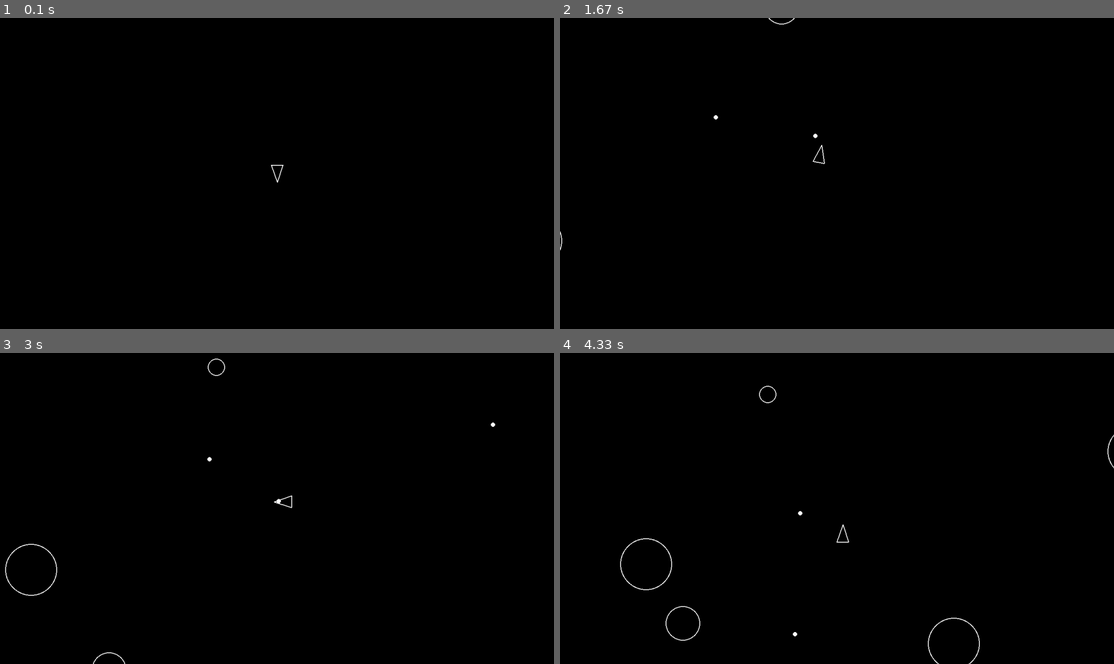
Above: before the commit, frames 1-4 (two rows, left to right).
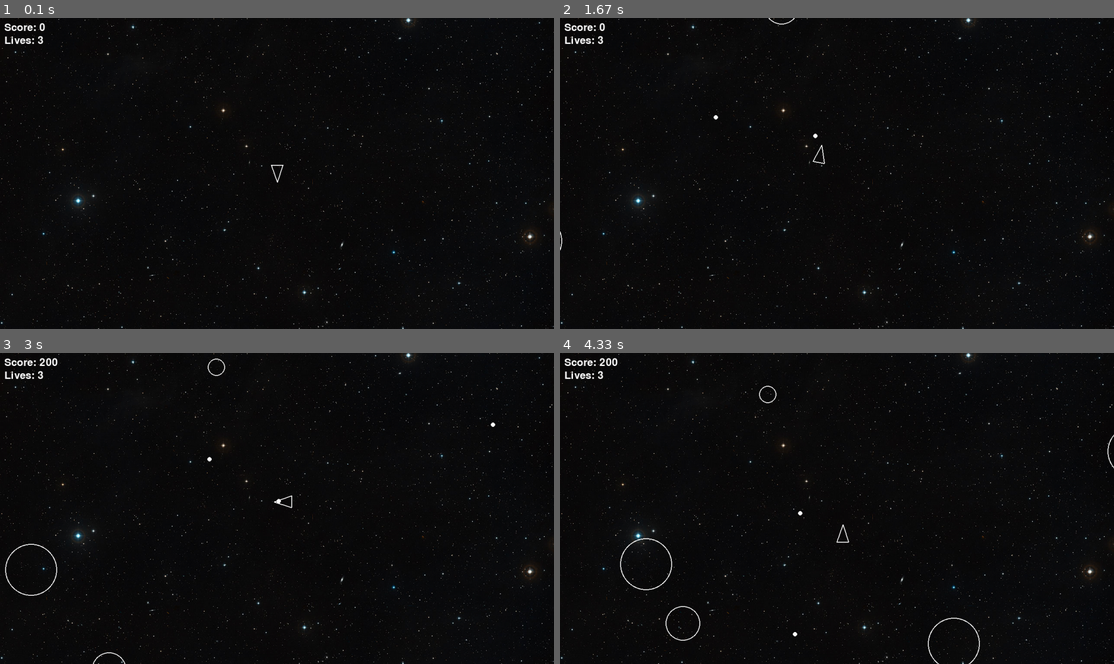
Above: after the commit, the same moments.

Repository: ProfessorDrEnte/pygame
Game: pygame game, started from main.py
Same seed, same stepped clock (60 frames per second), same inputs: the game is played once before the commit and once after it.
Inputs:
- Up to frame 1 (0.1 s): no input
- Up to frame 2 (1.67 s): tap Space at 0.33, 0.73, 1.03, 1.23, 1.57 s; hold D 0.67-1.13 s; hold W 1.17-1.47 s; hold D from 1.5 s (still down)
- Up to frame 3 (3 s): tap Space at 1.87, 2.07, 2.37, 2.63, 2.97 s; release D at 1.97 s; hold A 2-2.53 s; hold S 2.57-2.87 s; hold A from 2.9 s (still down)
- Up to frame 4 (4.33 s): tap Space at 3.27, 3.4, 3.8, 4.1 s; release A at 3.3 s; hold W 3.33-3.7 s; hold D from 3.73 s (still down)

The runs differ from the first frame. In frame 1, 2.2% of the frame differs, in the area x 0-100%, y 0-100%; in frame 2, 2.2%; in frame 3, 2.2%; in frame 4, 2.2%.

Commit message:
feat: Added Player Lives, Player Score, Invincibility after collision with asteroid

Diff:
--- a/main.py
+++ b/main.py
@@ -11,6 +11,9 @@
     pygame.init()
     screen = pygame.display.set_mode((SCREEN_WIDTH, SCREEN_HEIGHT))
     clock = pygame.time.Clock()
+    score = 0
+    lives = 3
+    font = pygame.font.SysFont(None, 36)
 
     updatable = pygame.sprite.Group()
     drawable = pygame.sprite.Group()
@@ -36,19 +39,32 @@
         updatable.update(dt)
 
         for asteroid in asteroids:
-            if asteroid.collides_with(player):
-                print("Game over!")
-                sys.exit()
+            if not player.invulnerable and asteroid.collides_with(player):
+                lives -= 1
+                if lives <= 0:
+                    print("Game Over!")
+                    sys.exit()
+                else:
+                    player.respawn()
+
+
 
             for shot in shots:
                 if asteroid.collides_with(shot):
+                    score += 100
                     shot.kill()
                     asteroid.split()
 
-        screen.fill("black")
+        background = pygame.image.load("heic1304c.jpg").convert()
+        screen.blit(background, (0, 0))
 
         for obj in drawable:
             obj.draw(screen)
+
+        score_text = font.render(f"Score: {score}", True, (255, 255, 255))
+        lives_text = font.render(f"Lives: {lives}", True, (255, 255, 255))
+        screen.blit(score_text, (10, 10))
+        screen.blit(lives_text, (10, 40))
 
         pygame.display.flip()
 
--- a/player.py
+++ b/player.py
@@ -9,9 +9,15 @@
         super().__init__(x, y, PLAYER_RADIUS)
         self.rotation = 0
         self.shoot_timer = 0
+        self.invulnerable = False
+        self.invulnerable_timer = 0
+
 
     def draw(self, screen):
+        if self.invulnerable and int(pygame.time.get_ticks() * 0.005) % 2 == 0:
+            return
         pygame.draw.polygon(screen, "white", self.triangle(), 2)
+
 
     def triangle(self):
         forward = pygame.Vector2(0, 1).rotate(self.rotation)
@@ -24,6 +30,10 @@
     def update(self, dt):
         self.shoot_timer -= dt
         keys = pygame.key.get_pressed()
+        if self.invulnerable:
+            self.invulnerable_timer -= dt
+            if self.invulnerable_timer <= 0:
+                self.invulnerable = False
 
         if keys[pygame.K_w]:
             self.move(dt)
@@ -50,3 +60,23 @@
     def move(self, dt):
         forward = pygame.Vector2(0, 1).rotate(self.rotation)
         self.position += forward * PLAYER_SPEED * dt
+        self.wrap_around()
+
+    def wrap_around(self):
+        if self.position.x > SCREEN_WIDTH:
+            self.position.x = 0
+        elif self.position.x < 0:
+            self.position.x = SCREEN_WIDTH
+
+        if self.position.y > SCREEN_HEIGHT:
+            self.position.y = 0
+        elif self.position.y < 0:
+            self.position.y = SCREEN_HEIGHT
+
+
+    def respawn(self):
+        self.position = pygame.Vector2(SCREEN_WIDTH / 2, SCREEN_HEIGHT / 2)
+        self.rotation = 0
+        self.shoot_timer = 0
+        self.invulnerable = True
+        self.invulnerable_timer = 2.0
Binary file added: heic1304c.jpg
